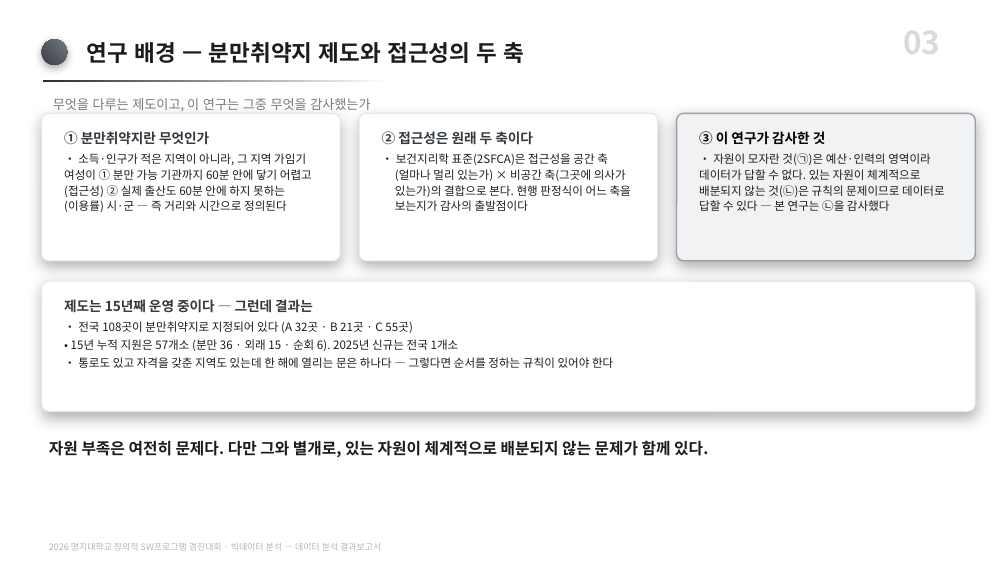
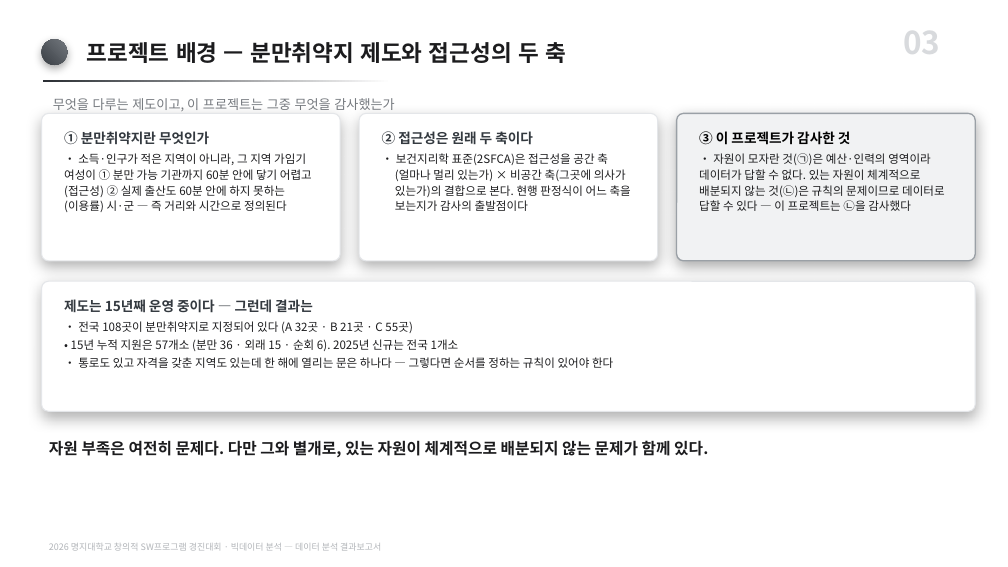
Before and after one commit to karvvan/maternity-care-policy-audit, a slide deck: slide 3 of 04_제출물/데이터분석_결과보고서.pptx. Drawn at 1008x567 pixels with LibreOffice and Linux fonts; fonts in the diff are those of the drawing. Boxes give left, top, right and bottom in pixels: in the first picture for what was removed or moved away, otherwise in the second. Text is boxed around its words. In the diff, an @@ line names an element or a change of style, - is before the commit and + after.

Commit message:
용어 정리: 연구 → 프로젝트, 연구 질문 → 핵심 질문, RQ → Q
학술 연구가 아니라 제도 감사와 도구 제작에 가까우므로 표현을 맞춘다.
RQ는 Research Question 약어라 '연구'를 뺀 이상 함께 바꿔야 앞뒤가 맞는다.

- 보고서: 연구 61회·RQ 11회 전량 정리. §9 '연구의 한계' → '분석의 한계',
  §1.5 '연구 질문' → '핵심 질문', '제도를 감사하는 연구는' → '작업은' 등
  자리마다 자연스러운 말로 바꿔 기계적 치환을 피했다. 26쪽 유지.
- 결과보고서 PPT: 제출본에 문단 18개 패치(재생성 아님). 표지 등 편집 보존.
- 계획서 PPT: 생성기만 수정. 편집 중이라 제출본 반영은 보류.

```diff
--- a/04_제출물/데이터분석_결과보고서.pptx
+++ b/04_제출물/데이터분석_결과보고서.pptx
@@ text at (87,42,566,63): text changed @@
-연구 배경 — 분만취약지 제도와 접근성의 두 축
+프로젝트 배경 — 분만취약지 제도와 접근성의 두 축
@@ text at (53,98,394,111): text changed @@
-무엇을 다루는 제도이고, 이 연구는 그중 무엇을 감사했는가
+무엇을 다루는 제도이고, 이 프로젝트는 그중 무엇을 감사했는가
@@ text at (699,131,945,211): text changed @@
-③ 이 연구가 감사한 것
-• 자원이 모자란 것(㉠)은 예산·인력의 영역이라 데이터가 답할 수 없다. 있는 자원이 체계적으로 배분되지 않는 것(㉡)은 규칙의 문제이므로 데이터로 답할 수 있다 — 본 연구는 ㉡을 감사했다
+③ 이 프로젝트가 감사한 것
+• 자원이 모자란 것(㉠)은 예산·인력의 영역이라 데이터가 답할 수 없다. 있는 자원이 체계적으로 배분되지 않는 것(㉡)은 규칙의 문제이므로 데이터로 답할 수 있다 — 이 프로젝트는 ㉡을 감사했다
```
Also in this commit, not shown: 8 other slides changed, 7 other files.
